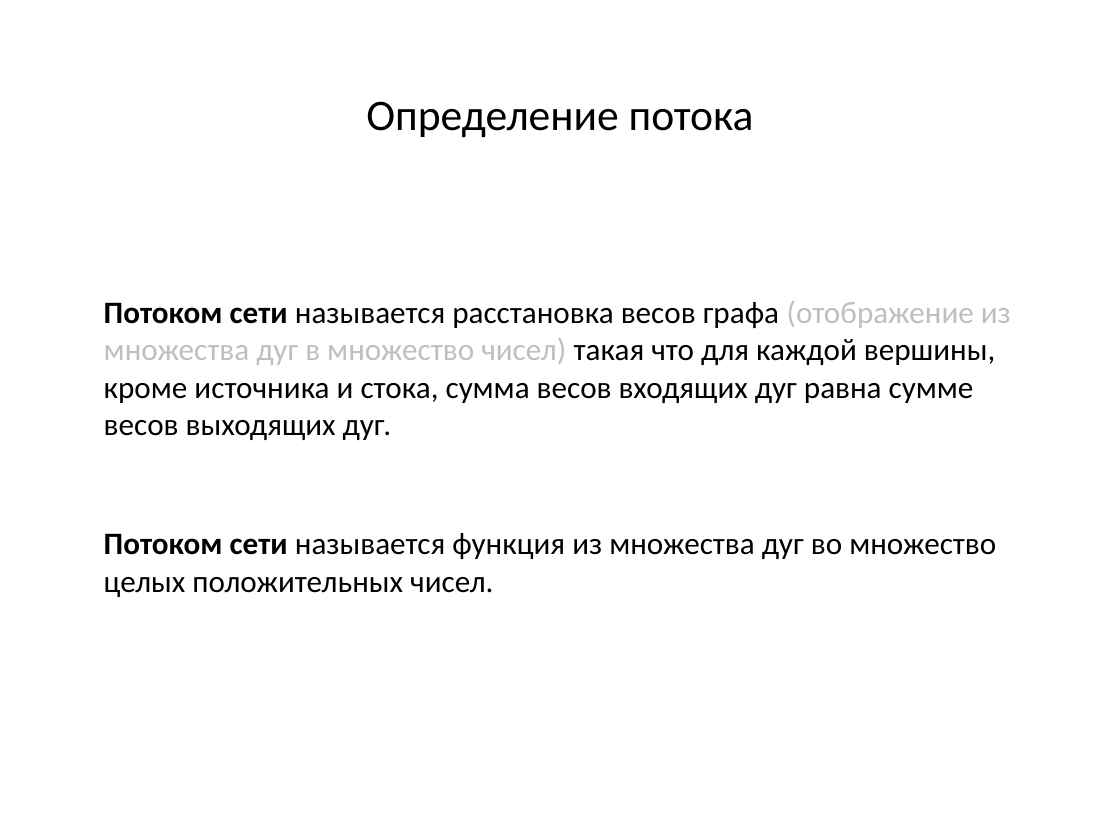
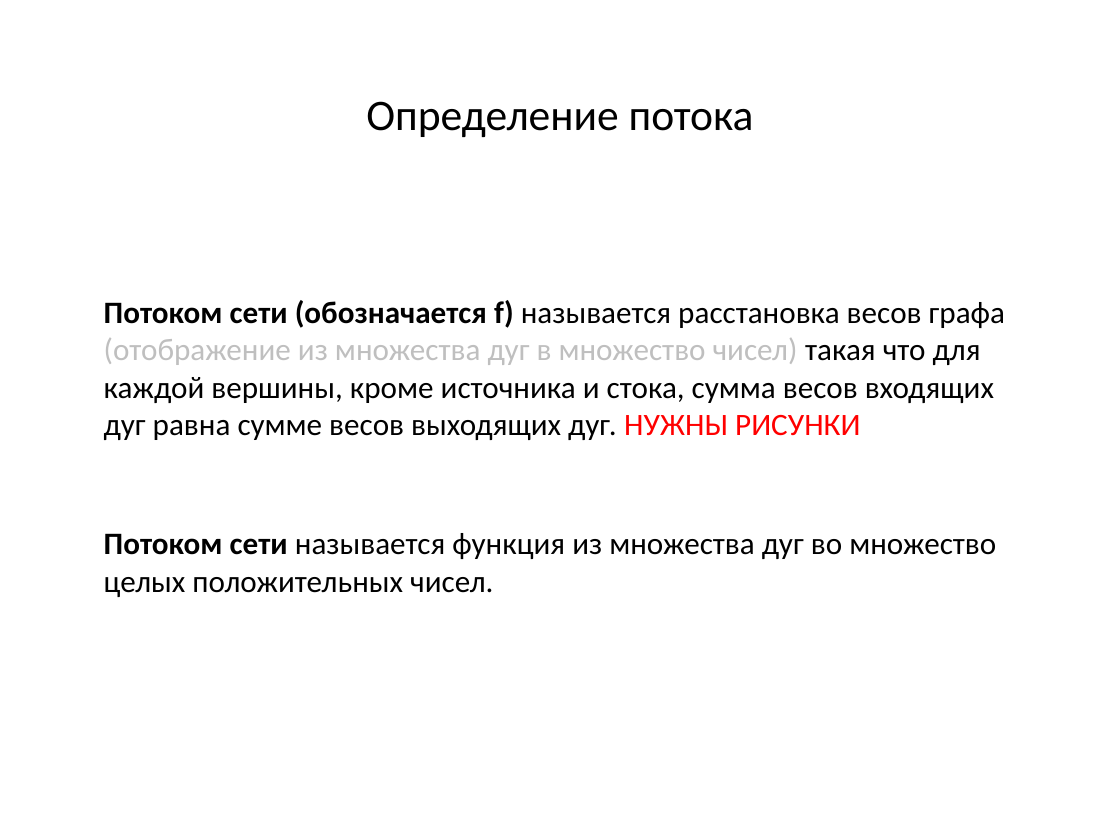
Before and after one commit to SteinbergOB/ANG, a slide deck: slide 41 of Презентации/Лекция 4.pptx. Drawn at 1120x840 pixels with LibreOffice and Linux fonts; fonts in the diff are those of the drawing. Boxes give left, top, right and bottom in pixels: in the first picture for what was removed or moved away, otherwise in the second. Text is boxed around its words. In the diff, an @@ line names an element or a change of style, - is before the commit and + after.

```diff
--- a/Презентации/Лекция 4.pptx
+++ b/Презентации/Лекция 4.pptx
@@ text at <box>104,300,1005,440</box>: text changed @@
-Потоком сети называется расстановка весов графа (отображение из множества дуг в множество чисел) такая что для каждой вершины, кроме источника и стока, сумма весов входящих дуг равна сумме весов выходящих дуг.
+Потоком сети (обозначается f) называется расстановка весов графа (отображение из множества дуг в множество чисел) такая что для каждой вершины, кроме источника и стока, сумма весов входящих дуг равна сумме весов выходящих дуг. НУЖНЫ РИСУНКИ
```
Also in this commit, not shown: 4 other slides changed, 14 slides added, 2 other files.
